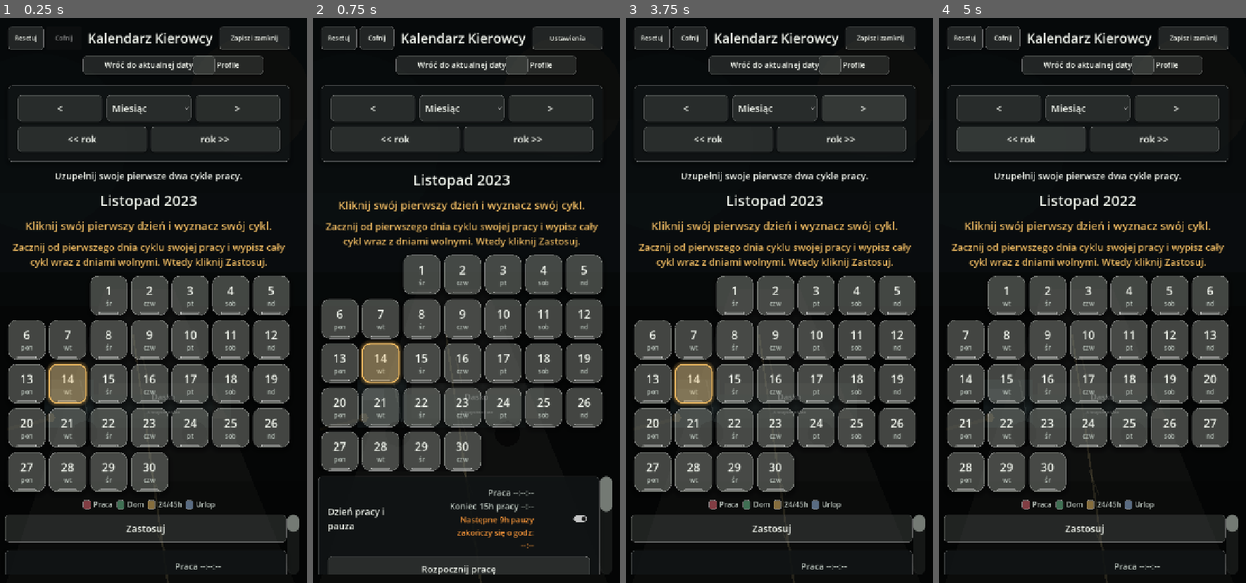
Above: before the commit, frames 1-4 (left to right).
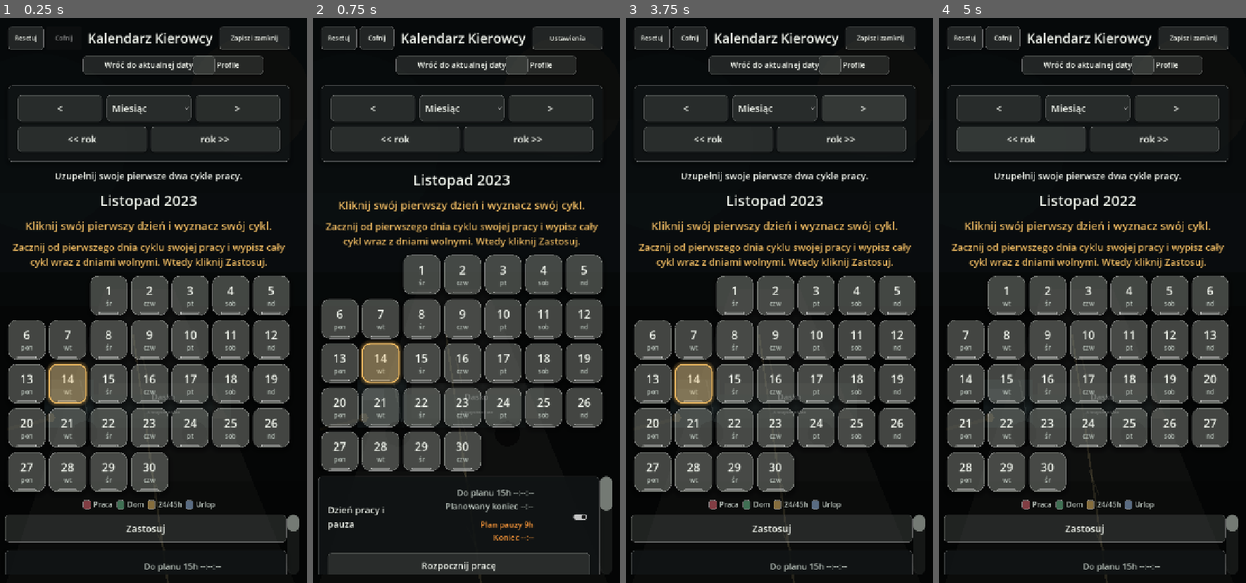
Above: after the commit, the same moments.

Repository: ElKlient/IDOL-Genesis
Game: Godot game, scene res://scenes/main.tscn
Same seed, same stepped clock (60 frames per second), same inputs: the game is played once before the commit and once after it.
Inputs:
- Up to frame 1 (0.25 s): no input
- Up to frame 2 (0.75 s): click "Zapisz i zamknij" at 0.5 s
- Up to frame 3 (3.75 s): click "Cofnij" at 1.25 s; click "<" at 2 s; click "Miesiąc" at 2.75 s; click ">" at 3.5 s
- Up to frame 4 (5 s): click "<< rok" at 4.25 s

The runs differ from the first frame. In frame 1, 0.1% of the frame differs, in the area x 47-98%, y 90-98%; in frame 2, 1.9%, in the area x 5-98%, y 83-99%; in frame 3, 0.1%; in frame 4, 0.1%.

Commit message:
Use selected rest duration and retain shift start dates

Diff:
--- a/scripts/main.gd
+++ b/scripts/main.gd
@@ -64,8 +64,7 @@
 const PROFILE_PANEL_WIDTH := 520
 const PROFILE_PANEL_HEIGHT := 430
 const DEFAULT_PROFILE_COUNT := 3
-const TEST_WORK_LIMIT_SECONDS := 15 * 3600
-const TEST_REST_AFTER_WORK_SECONDS := 9 * 3600
+const WORK_PLAN_SECONDS := 15 * 3600
 const LEGACY_CYCLE_MENU_CLEANUP_MAX_CHECKS := 90
 const LEGACY_CYCLE_MENU_MARKERS := [
 	"Jakim systemem",
@@ -135,6 +134,9 @@
 var custom_length_spin: SpinBox
 var error_label: Label
 var work_status_label: Label
+var start_work_button: Button
+var end_work_button: Button
+var start_pause_button: Button
 var work_timer_label: Label
 var rest_after_work_label: Label
 var pause_option: OptionButton
@@ -166,6 +168,7 @@
 var selected_day_number: int = 0
 var selected_note_key: String = ""
 var work_start_unix: int = 0
+var work_start_day_key := ""
 var work_end_unix: int = 0
 var pause_start_unix: int = 0
 var last_work_duration_seconds: int = 0
@@ -294,6 +297,7 @@
 	var now_msec := int(Time.get_ticks_msec())
 	if now_msec >= work_timer_next_update_msec:
 		work_timer_next_update_msec = now_msec + 1000
+		_refresh_today_if_changed()
 		_update_work_timer()
 		_update_pause_result()
 
@@ -1066,7 +1070,7 @@
 	timer_stack.size_flags_horizontal = Control.SIZE_SHRINK_END
 	header.add_child(timer_stack)
 
-	work_timer_label = _make_label("Praca --:--:--\nKoniec 15h pracy --:--", 19, COLOR_TEXT_MUTED)
+	work_timer_label = _make_label("Do planu 15h --:--:--\nPlanowany koniec --:--", 19, COLOR_TEXT_MUTED)
 	work_timer_label.horizontal_alignment = HORIZONTAL_ALIGNMENT_RIGHT
 	work_timer_label.vertical_alignment = VERTICAL_ALIGNMENT_CENTER
 	work_timer_label.custom_minimum_size = Vector2(310, 62)
@@ -1074,7 +1078,7 @@
 	work_timer_label.visible = true
 	timer_stack.add_child(work_timer_label)
 
-	rest_after_work_label = _make_label("Następne 9h pauzy\nzakończy się o godz:\n--:--", 18, Color(0.96, 0.58, 0.22))
+	rest_after_work_label = _make_label("Plan pauzy\nKoniec --:--", 18, Color(0.96, 0.58, 0.22))
 	rest_after_work_label.horizontal_alignment = HORIZONTAL_ALIGNMENT_RIGHT
 	rest_after_work_label.vertical_alignment = VERTICAL_ALIGNMENT_CENTER
 	rest_after_work_label.custom_minimum_size = Vector2(310, 76)
@@ -1099,13 +1103,15 @@
 	buttons.add_theme_constant_override("separation", 8)
 	day_tools_body.add_child(buttons)
 
-	var start_button := Button.new()
+	start_work_button = Button.new()
+	var start_button := start_work_button
 	start_button.text = "Rozpocznij pracę"
 	_connect_day_tool_tap(start_button, Callable(self, "_on_start_work_pressed"))
 	_prepare_control(start_button, 21, 58)
 	buttons.add_child(start_button)
 
-	var end_button := Button.new()
+	end_work_button = Button.new()
+	var end_button := end_work_button
 	end_button.text = "Zakończ pracę"
 	_connect_day_tool_tap(end_button, Callable(self, "_on_end_work_pressed"))
 	_prepare_control(end_button, 21, 58)
@@ -1128,7 +1134,8 @@
 	_prepare_pause_dropdown(pause_option)
 	pause_row.add_child(pause_option)
 
-	var pause_button := Button.new()
+	start_pause_button = Button.new()
+	var pause_button := start_pause_button
 	pause_button.text = "Rozpocznij pauzę"
 	pause_button.size_flags_horizontal = Control.SIZE_EXPAND_FILL
 	_connect_day_tool_tap(pause_button, Callable(self, "_on_start_pause_pressed"))
@@ -1361,7 +1368,7 @@
 func _build_work_finish_dialog() -> void:
 	work_finish_dialog = ConfirmationDialog.new()
 	work_finish_dialog.title = "Zakończ pracę"
-	work_finish_dialog.dialog_text = "Czy na pewno chcesz zakończyć pracę i zapisać godziny?"
+	work_finish_dialog.dialog_text = "Zakończyć zmianę, zapisać godziny i rozpocząć wybraną pauzę?"
 	work_finish_dialog.confirmed.connect(_confirm_end_work)
 	work_finish_dialog.add_theme_stylebox_override("panel", _dialog_style())
 	add_child(work_finish_dialog)
@@ -1690,6 +1697,7 @@
 	config.set_value("calendar", "notes", notes.duplicate(true))
 	config.set_value("calendar", "worked_seconds_by_day", worked_seconds_by_day.duplicate(true))
 	config.set_value("work", "start_unix", work_start_unix)
+	config.set_value("work", "start_day_key", work_start_day_key)
 	config.set_value("work", "end_unix", work_end_unix)
 	config.set_value("work", "pause_start_unix", pause_start_unix)
 	config.set_value("work", "last_duration_seconds", last_work_duration_seconds)
@@ -1809,6 +1817,7 @@
 	_load_dictionary_as_ints(worked_seconds_by_day, config.get_value("calendar", "worked_seconds_by_day", {}))
 
 	work_start_unix = int(config.get_value("work", "start_unix", 0))
+	work_start_day_key = String(config.get_value("work", "start_day_key", ""))
 	work_end_unix = int(config.get_value("work", "end_unix", 0))
 	pause_start_unix = int(config.get_value("work", "pause_start_unix", 0))
 	last_work_duration_seconds = int(config.get_value("work", "last_duration_seconds", 0))
@@ -2078,7 +2087,8 @@
 
 
 func _on_load_profile_pressed() -> void:
-	if work_start_unix > 0 or pause_start_unix > 0:
+	var pause_running := pause_start_unix > 0 and int(Time.get_unix_time_from_system()) < pause_start_unix + _selected_pause_hours() * 3600
+	if work_start_unix > 0 or pause_running:
 		profile_status_label.text = "Zakończ pracę lub wyzeruj licznik pauzy przed wczytaniem profilu."
 		return
 
@@ -2159,6 +2169,7 @@
 	# Profiles hold calendar data; live timers belong to the current session.
 	for key in ["work_start_unix", "work_end_unix", "pause_start_unix", "last_work_duration_seconds", "last_work_end_unix"]:
 		snapshot[key] = 0
+	snapshot["work_start_day_key"] = ""
 	return snapshot
 
 
@@ -2192,6 +2203,7 @@
 		"notes": notes.duplicate(true),
 		"worked_seconds_by_day": worked_seconds_by_day.duplicate(true),
 		"work_start_unix": work_start_unix,
+		"work_start_day_key": work_start_day_key,
 		"work_end_unix": work_end_unix,
 		"pause_start_unix": pause_start_unix,
 		"last_work_duration_seconds": last_work_duration_seconds,
@@ -2238,6 +2250,7 @@
 	_load_dictionary_as_ints(worked_seconds_by_day, snapshot.get("worked_seconds_by_day", {}))
 
 	work_start_unix = int(snapshot.get("work_start_unix", 0))
+	work_start_day_key = String(snapshot.get("work_start_day_key", ""))
 	work_end_unix = int(snapshot.get("work_end_unix", 0))
 	pause_start_unix = int(snapshot.get("pause_start_unix", 0))
 	last_work_duration_seconds = int(snapshot.get("last_work_duration_seconds", 0))
@@ -2282,19 +2295,29 @@
 	if work_timer_label == null or rest_after_work_label == null:
 		return
 
+	if start_work_button != null:
+		start_work_button.disabled = work_start_unix > 0
+	if end_work_button != null:
+		end_work_button.disabled = work_start_unix <= 0
+	if start_pause_button != null:
+		start_pause_button.disabled = pause_start_unix > 0
 	var now_unix := int(Time.get_unix_time_from_system())
+	var pause_hours := _selected_pause_hours()
+	rest_after_work_label.visible = true
+	if pause_start_unix > 0:
+		rest_after_work_label.text = "Pauza %dh\nKoniec %s" % [pause_hours, _format_unix_time(pause_start_unix + pause_hours * 3600)]
+	elif work_start_unix > 0:
+		var rest_end_unix := work_start_unix + WORK_PLAN_SECONDS + pause_hours * 3600
+		rest_after_work_label.text = "Plan pauzy %dh\nKoniec %s" % [pause_hours, _format_unix_time(rest_end_unix)]
+	else:
+		_show_next_rest_after_work_placeholder()
 	if work_start_unix <= 0:
-		work_timer_label.text = "Praca --:--:--\nKoniec 15h pracy --:--"
+		work_timer_label.text = "Do planu 15h --:--:--\nPlanowany koniec --:--"
 		work_timer_label.visible = true
 		work_timer_label.add_theme_color_override("font_color", COLOR_TEXT_MUTED)
-		_show_next_rest_after_work_placeholder()
-		return
-
-	var limit_end_unix := work_start_unix + TEST_WORK_LIMIT_SECONDS
-	var rest_end_unix := limit_end_unix + TEST_REST_AFTER_WORK_SECONDS
-	rest_after_work_label.visible = true
-	rest_after_work_label.add_theme_color_override("font_color", Color(0.96, 0.58, 0.22))
-	rest_after_work_label.text = "Następne 9h pauzy\nzakończy się o godz:\n%s" % _format_unix_clock(rest_end_unix)
+		return
+
+	var limit_end_unix := work_start_unix + WORK_PLAN_SECONDS
 
 	if work_end_unix > 0:
 		work_timer_label.text = "Praca zakończona\n%s" % _format_unix_clock(work_end_unix)
@@ -2307,10 +2330,10 @@
 	var end_clock := _format_unix_clock(limit_end_unix)
 	work_timer_label.visible = true
 	work_timer_label.add_theme_color_override("font_color", Color(0.62, 0.92, 0.64))
-	work_timer_label.text = "Praca %s\nKoniec 15h pracy %s" % [remaining_text, end_clock]
+	work_timer_label.text = "Do planu 15h %s\nPlanowany koniec %s" % [remaining_text, end_clock]
 
 	if work_status_label != null:
-		work_status_label.text = "Praca rozpoczęta: %s. Limit 15h kończy się: %s. Zostało: %s." % [
+		work_status_label.text = "Zmiana rozpoczęta: %s. Plan 15h kończy się: %s. Zostało: %s." % [
 			_format_unix_time(work_start_unix),
 			_format_unix_time(limit_end_unix),
 			remaining_text,
@@ -2320,7 +2343,7 @@
 func _show_next_rest_after_work_placeholder() -> void:
 	rest_after_work_label.visible = true
 	rest_after_work_label.add_theme_color_override("font_color", Color(0.96, 0.58, 0.22))
-	rest_after_work_label.text = "Następne 9h pauzy\nzakończy się o godz:\n--:--"
+	rest_after_work_label.text = "Plan pauzy %dh\nKoniec --:--" % _selected_pause_hours()
 
 
 func _show_pause_timer(now_unix: int) -> void:
@@ -2428,6 +2451,7 @@
 	notes.clear()
 	worked_seconds_by_day.clear()
 	work_start_unix = 0
+	work_start_day_key = ""
 	work_end_unix = 0
 	pause_start_unix = 0
 	last_work_duration_seconds = 0
@@ -3292,7 +3316,7 @@
 
 	if monthly_work_total_label != null:
 		var total_seconds := _worked_seconds_for_month(current_year, current_month)
-		monthly_work_total_label.text = "Suma miesiąca: %s" % _format_duration(total_seconds)
+		monthly_work_total_label.text = "Suma miesiąca: %s\nZmiany według dnia rozpoczęcia" % _format_duration(total_seconds)
 
 
 func _apply_work_hours_toggle_style() -> void:
@@ -4523,6 +4547,13 @@
 	today_day_index = ScheduleCalculator.day_index_from_date(int(now["year"]), int(now["month"]), int(now["day"]))
 
 
+func _refresh_today_if_changed() -> void:
+	var previous_today := today_day_index
+	_refresh_today_day_index()
+	if previous_today != today_day_index:
+		_rebuild_calendar()
+
+
 func _date_for_month_cell(year: int, month: int, cell_index: int, first_offset: int, days_current: int) -> Dictionary:
 	var day_number := cell_index - first_offset + 1
 	var result_year := year
@@ -4552,6 +4583,7 @@
 		return
 	_capture_undo_state()
 	work_start_unix = int(Time.get_unix_time_from_system())
+	work_start_day_key = _date_key_from_unix_time(work_start_unix)
 	work_end_unix = 0
 	pause_start_unix = 0
 	_update_work_timer()
@@ -4565,6 +4597,7 @@
 		return
 
 	if work_finish_dialog != null:
+		work_finish_dialog.dialog_text = "Zakończyć zmianę, zapisać godziny i rozpocząć pauzę %dh?" % _selected_pause_hours()
 		work_finish_dialog.popup_centered()
 		return
 
@@ -4582,8 +4615,9 @@
 	_save_worked_seconds_for_day(work_start_unix, last_work_duration_seconds)
 	show_worked_hours = true
 	work_start_unix = 0
+	work_start_day_key = ""
 	work_end_unix = 0
-	pause_start_unix = 0
+	pause_start_unix = finished_unix
 	_restore_work_panel_text()
 	_rebuild_calendar()
 	_save_settings_to_disk()
@@ -4591,6 +4625,9 @@
 
 func _on_start_pause_pressed() -> void:
 	if pause_start_unix > 0:
+		return
+	if work_start_unix > 0:
+		_on_end_work_pressed()
 		return
 	_capture_undo_state()
 	pause_start_unix = int(Time.get_unix_time_from_system())
@@ -4616,6 +4653,7 @@
 
 	_capture_undo_state()
 	pause_start_unix = 0
+	_update_work_timer()
 	_update_pause_result()
 	_save_settings_to_disk()
 
@@ -4633,6 +4671,8 @@
 		return
 
 	var key := _date_key_from_unix_time(start_unix)
+	if start_unix == work_start_unix and not ScheduleCalculator.parse_date(work_start_day_key).is_empty():
+		key = work_start_day_key
 	_add_worked_seconds_for_day_key(key, duration_seconds)
 
 
--- a/tests/release_audit.gd
+++ b/tests/release_audit.gd
@@ -158,6 +158,8 @@
 	app.work_start_unix = int(Time.get_unix_time_from_system()) - 8 * 3600
 	app._on_save_profile_pressed()
 	app._confirm_end_work()
+	_check("Finishing work starts the selected rest", app.pause_start_unix == app.last_work_end_unix and app.pause_start_unix > 0)
+	app._confirm_clear_pause_time()
 	app._on_load_profile_pressed()
 	_check("Loading a profile does not resurrect completed shift", app.work_start_unix == 0, "start_unix=%d hours=%s" % [app.work_start_unix, app.worked_seconds_by_day])
 	_check("Completed shift remains in active profile", not app.worked_seconds_by_day.is_empty() and not app.saved_profiles["1"]["worked_seconds_by_day"].is_empty())
@@ -212,12 +214,23 @@
 	app.work_start_unix = int(Time.get_unix_time_from_system()) - 8 * 3600
 	app._on_pause_selected(1)
 	app._update_work_timer()
-	print("OBSERVATION | selected 11h pause | %s" % app.rest_after_work_label.text.replace("\n", " / "))
+	_check("Rest forecast follows selected 11h duration", app.rest_after_work_label.text.contains("11h") and app.rest_after_work_label.text.contains(app._format_unix_time(app.work_start_unix + 26 * 3600)), app.rest_after_work_label.text.replace("\n", " / "))
+	_check("Active shift disables duplicate start button", app.start_work_button.disabled and not app.end_work_button.disabled)
 	await _capture("04-timer")
 	app._apply_range_selection(3, 0)
 	await _settle()
 	_check("Year view enables vertical scrolling", app.calendar_scroll.vertical_scroll_mode == ScrollContainer.SCROLL_MODE_AUTO)
 	await _capture("05-year")
+	_clean()
+	app.work_start_unix = int(Time.get_unix_time_from_datetime_string("2026-09-30T23:00:00"))
+	app.work_start_day_key = "2026-10-01"
+	app._save_worked_seconds_for_day(app.work_start_unix, 3600)
+	_check("Shift keeps its original local start date", app.worked_seconds_by_day == {"2026-10-01": 3600})
+	app.today_day_index -= 1
+	var page_before := Vector2i(app.current_year, app.current_month)
+	app._refresh_today_if_changed()
+	var now := Time.get_datetime_dict_from_system()
+	_check("Today marker refresh does not navigate the calendar", app.today_day_index == Calculator.day_index_from_date(now.year, now.month, now.day) and page_before == Vector2i(app.current_year, app.current_month))
 
 	_clean()
 	app.current_year = 2026
